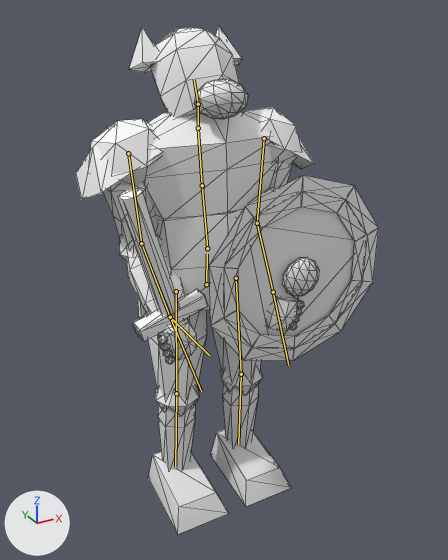
A saved change to the glTF model client/public/assets/models/badger_mercenary.glb.
Rendered twice from a 50 mm lens placed at (-0.953, -1.864, 1.814), pointed at (0.127, 0.1, 0.832). Arrows for +X, +Y and +Z are at lower left; the lights stay in place. The picture after the commit comes second. Both versions are drawn at frame 3 of the action 'hit'; the numbers are the values there. The bones that change, and the others that lie on the model, are drawn over the model as lines. Mesh edges are drawn as thin lines.

Names of what the first picture shows: 'badger_mercenary'.
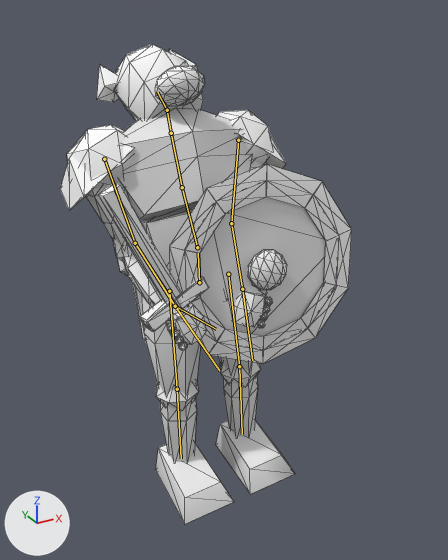
Edits to the bpy script that builds the scene:
```text
Change bone_hips:
    where bone_hips = bpy.data.objects['badger_mercenary_rig'].pose.bones['hips']  # child of 'root'
    bone_hips.location: (0.0, 0.0, 0.0) -> (0.0, -0.016, -0.057)
    bone_hips.rotation_quaternion: (1.0, 0.0, 0.0, 0.0) -> (0.999, 0.0, 0.0, 0.033)  # degrees (0, 0, 0) -> degrees (0, 0, 4)
Change bone_spine:
    where bone_spine = bpy.data.objects['badger_mercenary_rig'].pose.bones['spine']  # child of 'hips'
    bone_spine.rotation_quaternion: (0.994, -0.106, 0.0, 0.0) -> (0.986, -0.162, -0.005, 0.032)  # degrees (-12, 0, 0) -> degrees (-19, 0, 4)
Change bone_chest:
    where bone_chest = bpy.data.objects['badger_mercenary_rig'].pose.bones['chest']  # child of 'spine'
    bone_chest.rotation_quaternion: (1.0, 0.0, 0.0, 0.0) -> (0.995, -0.081, 0.004, -0.049)  # degrees (0, 0, 0) -> degrees (-9, 0, -6)
Change bone_head:
    where bone_head = bpy.data.objects['badger_mercenary_rig'].pose.bones['head']  # child of 'neck'
    bone_head.rotation_quaternion: (0.996, -0.092, 0.0, 0.0) -> (0.984, -0.162, -0.011, 0.064)  # degrees (-11, 0, 0) -> degrees (-19, 0, 7)
Change bone_upper_arm_l:
    where bone_upper_arm_l = bpy.data.objects['badger_mercenary_rig'].pose.bones['upper_arm.L']  # child of 'chest'
    bone_upper_arm_l.rotation_quaternion: (0.981, 0.098, 0.017, 0.164) -> (0.959, 0.142, 0.036, 0.24)  # degrees (11, 0, 19) -> degrees (17, 0, 28)
Change bone_upper_arm_r:
    where bone_upper_arm_r = bpy.data.objects['badger_mercenary_rig'].pose.bones['upper_arm.R']  # child of 'chest'
    bone_upper_arm_r.rotation_quaternion: (0.981, 0.098, -0.017, -0.164) -> (0.959, 0.142, -0.036, -0.24)  # degrees (11, 0, -19) -> degrees (17, 0, -28)
```

Pixel boxes [x1, y1, x2, y2] of what changed, in the pictures (448 x 560 px):
'badger_mercenary', posed: before [76, 26, 379, 534]; after [60, 44, 352, 524]
bone 'hips', root to tip: before (206, 284) to (207, 254); after (199, 282) to (198, 253)
bone 'spine', root to tip: before (207, 248) to (202, 185); after (197, 247) to (182, 187)
bone 'chest', root to tip: before (202, 185) to (198, 128); after (182, 187) to (171, 133)
bone 'head', root to tip: before (198, 104) to (194, 79); after (167, 110) to (157, 92)
bone 'upper_arm.L', root to tip: before (264, 138) to (257, 223); after (238, 140) to (231, 223)
bone 'upper_arm.R', root to tip: before (128, 153) to (141, 243); after (104, 159) to (135, 243)
